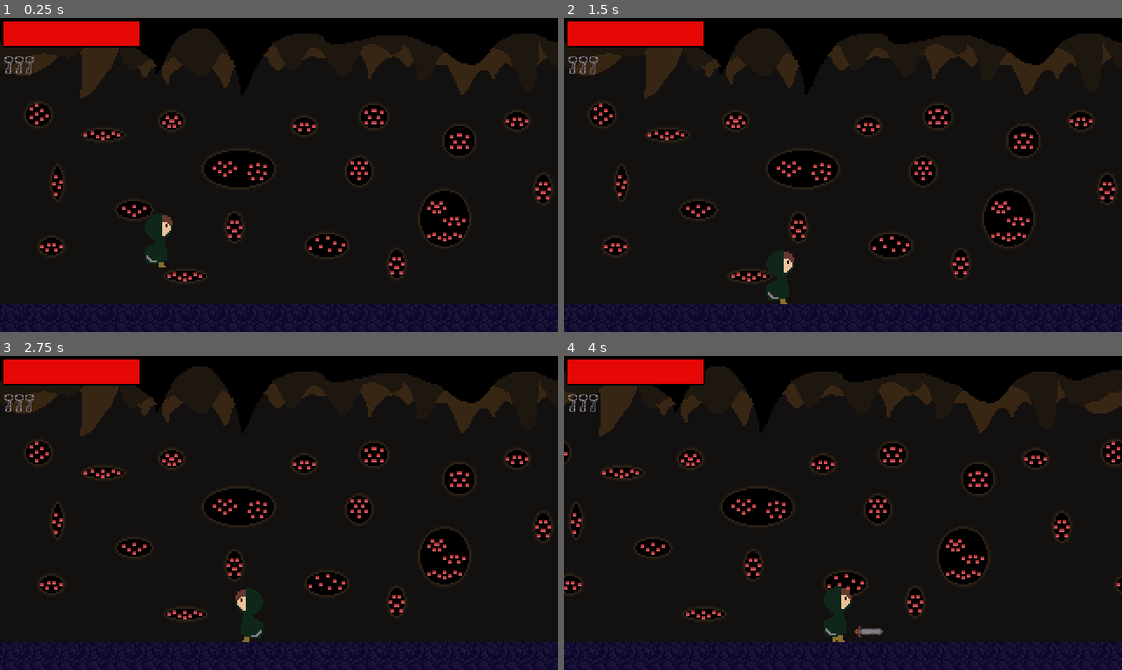
Above: before the commit, frames 1-4 (two rows, left to right).
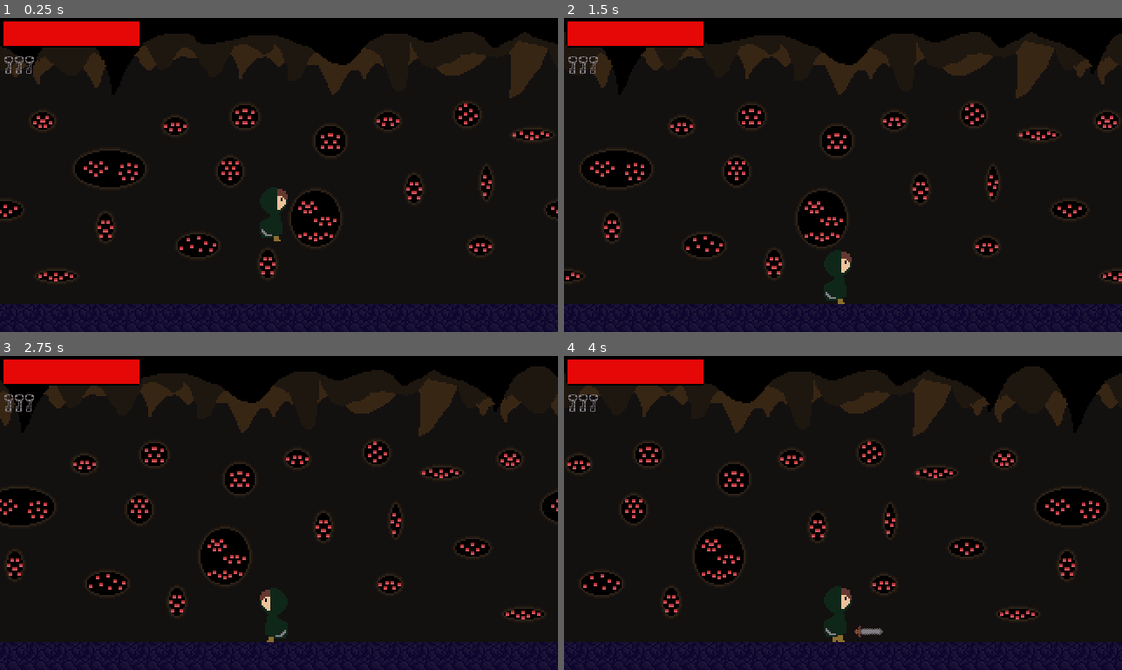
Above: after the commit, the same moments.

Repository: AidanMGalvez/Capstone
Game: Godot game, scene res://UnderGroundWorld/SpiderBossP2.tscn
The game is run twice, just before and just after one commit, with the same random seed, the same clock (stepped at 60 frames per second) and the same inputs. This scene is started directly instead of the project's main scene.
Inputs:
- Up to frame 1 (0.25 s): no input
- Up to frame 2 (1.5 s): tap Enter (ui_accept) at 0.5, 0.77, 1.07 s; hold Right (ui_right) from 0.53 s (still down); tap Space (Attack) at 0.6 s; tap F (Wall) at 0.8, 1.35 s
- Up to frame 3 (2.75 s): tap Enter (ui_accept) at 1.52, 1.55, 1.82, 2.1 s; release Right (ui_right) at 2.03 s; hold Left (ui_left) from 2.03 s (still down); tap Space (Attack) at 2.3 s
- Up to frame 4 (4 s): release Left (ui_left) at 2.78 s; hold Right (ui_right) from 2.78 s (still down); tap Space (Attack) at 2.85 s; tap Enter (ui_accept) at 3.02, 3.32, 3.77, 3.8 s; tap F (Wall) at 3.05 s; tap E (Projectile) at 3.6 s

The runs differ from the first frame. In frame 1, 12% of the frame differs, in the area x 0-100%, y 3-85%; in frame 2, 13%, in the area x 0-100%, y 3-92%; in frame 3, 12%; in frame 4, 12%.

Commit message:
Add files via upload

Diff:
--- a/UnderGroundWorld/BigRock.gd
+++ b/UnderGroundWorld/BigRock.gd
@@ -11,7 +11,7 @@
 
 func process_player_movement():
 	velocity.y += GRAVITY
-	move_and_slide(velocity)
+	velocity = move_and_slide(velocity)
 
 func _on_FloorDetector_area_entered(_area):
 	$AnimationPlayer.play("RockExplosion")
--- a/UnderGroundWorld/BigRock.tscn
+++ b/UnderGroundWorld/BigRock.tscn
@@ -46,7 +46,7 @@
 
 [node name="Hitbox" parent="KinematicBody2D" instance=ExtResource( 2 )]
 position = Vector2( 17, 33 )
-collision_layer = 8
+collision_layer = 0
 collision_mask = 32
 damage = 5
 
--- a/UnderGroundWorld/Ladder.gd
+++ b/UnderGroundWorld/Ladder.gd
@@ -3,7 +3,7 @@
 var entered = false
 var change_scene
 
-func _on_Area2D_body_entered(_body: PhysicsBody2D):
+func _on_Area2D_body_entered(_body):
 	entered = true
 
 func _on_Area2D_body_exited(_body):
@@ -13,3 +13,9 @@
 	if entered == true:
 		if Input.is_action_just_pressed("ui_accept"):
 			change_scene = get_tree().change_scene("res://MainWorld/Main.tscn")
+
+func _physics_process(_delta):
+	if Input.is_action_just_pressed("Attack") or Input.is_action_just_pressed("Wall"):
+		$CollisionShape2D.disabled = true
+		yield(get_tree().create_timer(.4), "timeout")
+		$CollisionShape2D.disabled = false
--- a/UnderGroundWorld/SpiderBossP2.tscn
+++ b/UnderGroundWorld/SpiderBossP2.tscn
@@ -271,7 +271,7 @@
 texture = ExtResource( 8 )
 
 [node name="Player" parent="." instance=ExtResource( 3 )]
-position = Vector2( -327, 155 )
+position = Vector2( -187, 140 )
 z_index = 1
 
 [node name="TopLeft" parent="Player/Camera2D/Limits" index="0"]
--- a/UnderGroundWorld/SpiderCaveEntrance.gd
+++ b/UnderGroundWorld/SpiderCaveEntrance.gd
@@ -13,3 +13,9 @@
 	if entered == true:
 		if Input.is_action_just_pressed("ui_accept"):
 			change_scene = get_tree().change_scene("res://UnderGroundWorld/SpiderBossP2.tscn")
+
+func _physics_process(_delta):
+	if Input.is_action_just_pressed("Attack") or Input.is_action_just_pressed("Wall"):
+		$SpiderCollision2D.disabled = true
+		yield(get_tree().create_timer(.4), "timeout")
+		$SpiderCollision2D.disabled = false
--- a/UnderGroundWorld/SpiderChest.gd
+++ b/UnderGroundWorld/SpiderChest.gd
@@ -15,6 +15,7 @@
 			$SpiderChestEmpty.visible = true
 			$SpiderChestOpen.visible = false
 			SaveManager.add_spiderkey()
+			SaveManager.coins += 45
 
 
 func _on_Hurtbox_area_entered(_hitbox):
--- a/UnderGroundWorld/Underground.tscn
+++ b/UnderGroundWorld/Underground.tscn
@@ -55,11 +55,10 @@
 
 [node name="Area2D" type="Area2D" parent="."]
 position = Vector2( 0, 2 )
-collision_layer = 2
 script = ExtResource( 5 )
 
 [node name="CollisionShape2D" type="CollisionShape2D" parent="Area2D"]
-position = Vector2( -136, 59 )
+position = Vector2( -136, 55 )
 shape = SubResource( 3 )
 
 [node name="Cavenode" parent="." instance=ExtResource( 7 )]
@@ -69,10 +68,10 @@
 position = Vector2( -136, -87 )
 
 [node name="SpiderDen" parent="Spiderden" index="0"]
-position = Vector2( 647, 88 )
+position = Vector2( 743, 92 )
 
 [node name="Explosionattempt2" parent="Spiderden/AnimationPlayer" index="0"]
-position = Vector2( 448, 54 )
+position = Vector2( 539, 69 )
 
 [node name="Area2dCaveEntrance" type="StaticBody2D" parent="."]
 
